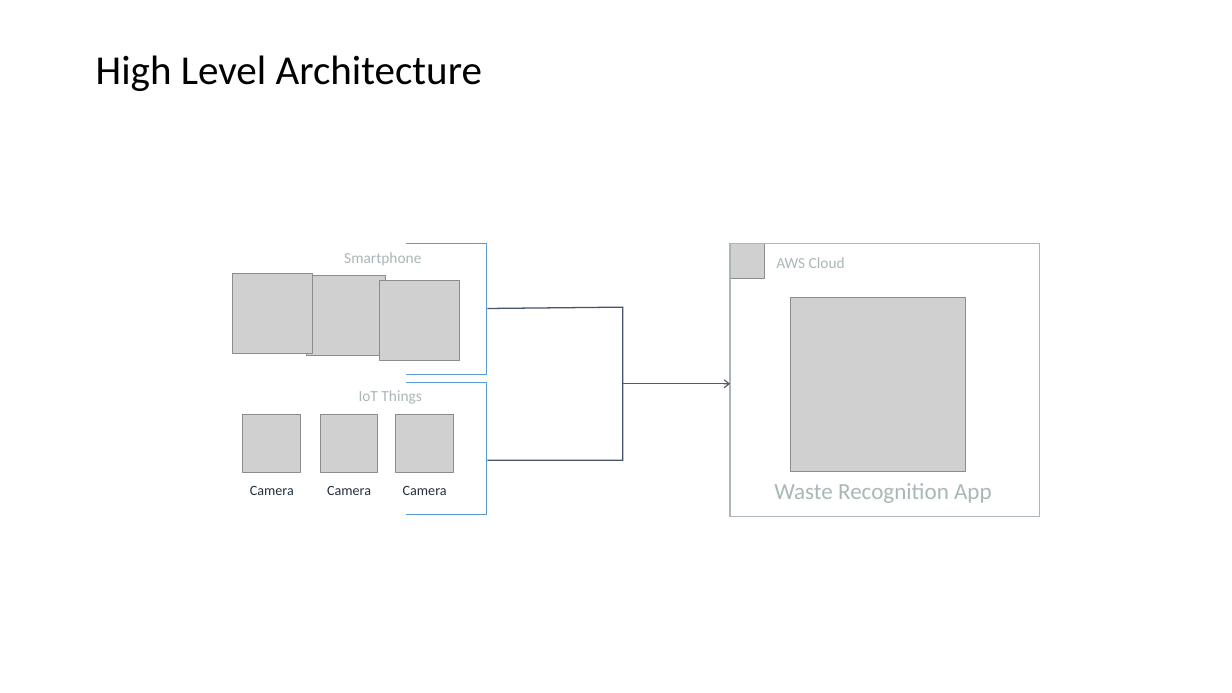
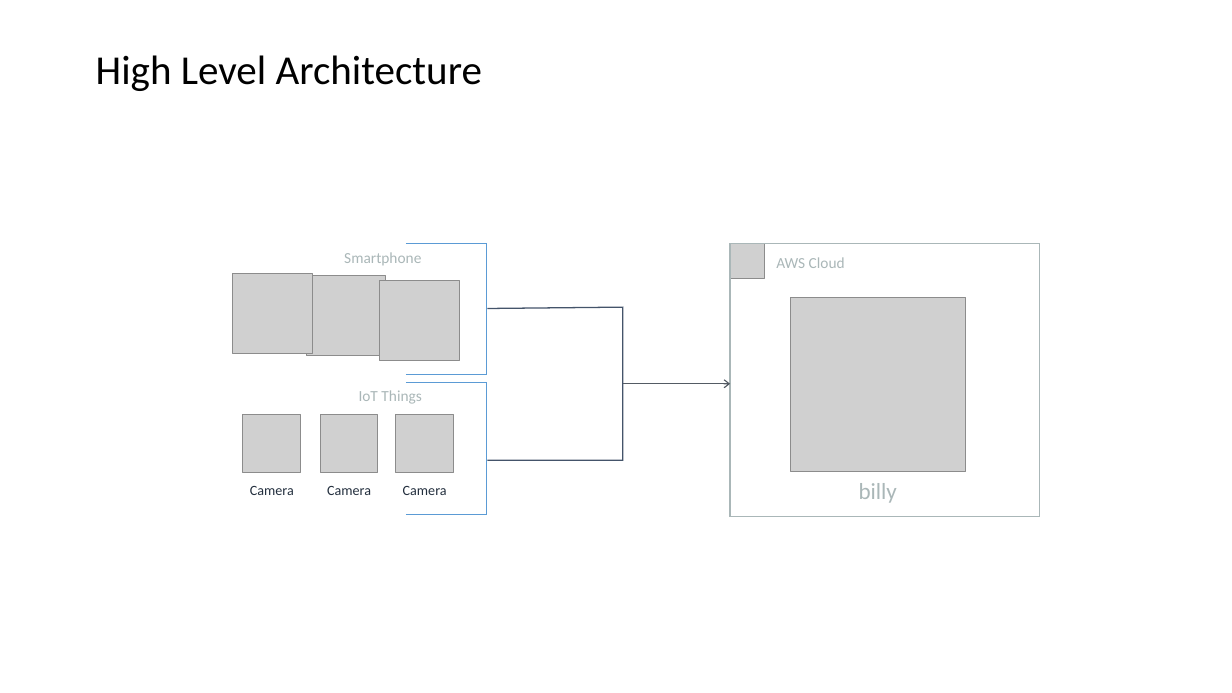
Before and after one commit to jfdaniel77/BILLY---AWS-Hackday-2019, a slide deck: slide 1 of draft_architecture.pptx. Drawn at 1232x693 pixels with LibreOffice and Linux fonts; fonts in the diff are those of the drawing; grey boxes stand for pictures. Boxes give left, top, right and bottom in pixels: in the first picture for what was removed or moved away, otherwise in the second. Text is boxed around its words. In the diff, an @@ line names an element or a change of style, - is before the commit and + after.

```diff
--- a/draft_architecture.pptx
+++ b/draft_architecture.pptx
@@ text at [859,483,897,503]: text changed @@
-Waste Recognition App
+billy
```
Also in this commit, not shown: 1 other slide changed.
